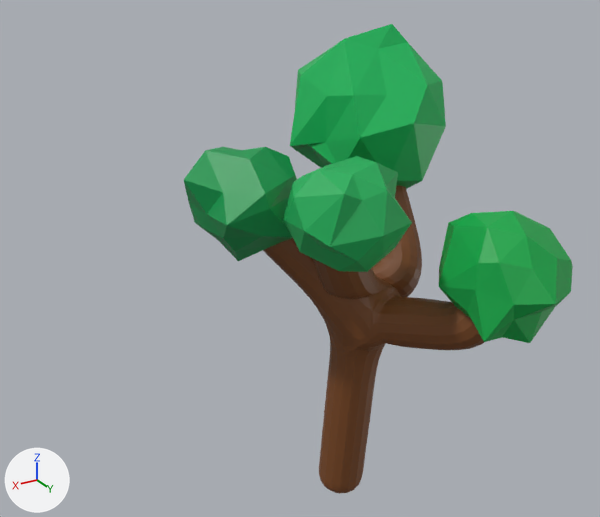
A saved change to the Blender file Assets/Models/Resources/SpringTree.blend.
Before and after are seen from a camera (50 mm lens) standing at (3.1, 7.03, 5.79) and looking at (-0.71, 0.67, 2.62). Arrows for +X, +Y and +Z are at lower left; the lights stay in place. The older version comes first.
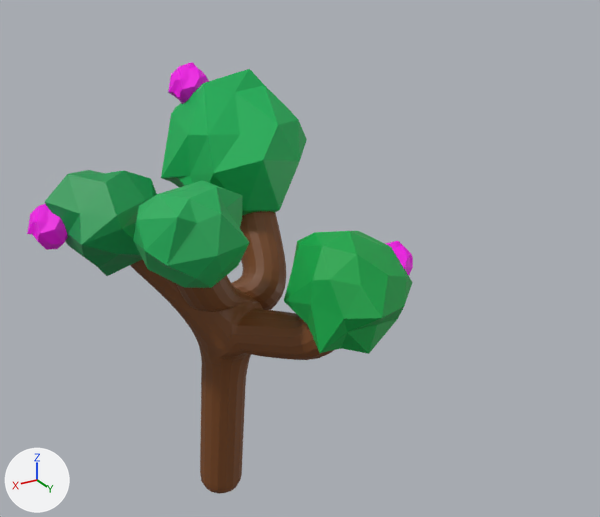
Edits to the bpy script that builds the scene:
```text
Add mat_material_010:
    mat_material_010 = principled_material('Material.010')
    mat_material_010.base_color = (1.0, 0.0, 0.89)  # pink #ff00f2
Add mat_material_008:
    mat_material_008 = principled_material('Material.008')
    mat_material_008.base_color = (1.0, 0.0, 0.89)  # pink #ff00f2
Add mat_material_007:
    mat_material_007 = principled_material('Material.007')
    mat_material_007.base_color = (1.0, 0.0, 0.89)  # pink #ff00f2
Add me_icosphere_008:
    me_icosphere_008.from_pydata(...)  # 42 vertices, 80 faces; spans x -2.53..-0.89, y -0.49..1.2, z 2.96..4.73
    me_icosphere_008.materials.append(mat_material_010)  # pink #ff00f2
Add me_icosphere_006:
    me_icosphere_006.from_pydata(...)  # 42 vertices, 80 faces; spans x -2.53..-0.89, y -0.49..1.2, z 2.96..4.73
    me_icosphere_006.materials.append(mat_material_008)  # pink #ff00f2
Add me_icosphere_005:
    me_icosphere_005.from_pydata(...)  # 42 vertices, 80 faces; spans x -2.53..-0.89, y -0.49..1.2, z 2.96..4.73
    me_icosphere_005.materials.append(mat_material_007)  # pink #ff00f2
Change ob_plane:
    ob_plane.location: (0.0, 0.0, 0.0) -> (0.919, -1.046, -0.344)
Change ob_icosphere:
    ob_icosphere.location: (0.0, 0.0, 0.0) -> (0.919, -1.046, -0.344)
    ob_icosphere.scale: (1.0, 1.0, 1.0) -> (0.967, 0.967, 0.967)
Change ob_icosphere_001:
    ob_icosphere_001.location: (-0.394, 2.094, 3.516) -> (0.526, 1.048, 3.173)
Change ob_icosphere_002:
    ob_icosphere_002.location: (0.207, 0.69, 3.842) -> (1.126, -0.356, 3.498)
Change ob_icosphere_003:
    ob_icosphere_003.location: (-1.756, 2.321, 2.836) -> (-0.837, 1.275, 2.493)
Add ob_icosphere_008:
    ob_icosphere_008 = bpy.data.objects.new('Icosphere.008', me_icosphere_008)
    ob_icosphere_008.location = (1.821, -0.42, 2.041)
    ob_icosphere_008.scale = (0.263, 0.263, 0.263)
Add ob_icosphere_006:
    ob_icosphere_006 = bpy.data.objects.new('Icosphere.006', me_icosphere_006)
    ob_icosphere_006.location = (0.101, -1.052, 3.04)
    ob_icosphere_006.scale = (0.263, 0.263, 0.263)
Add ob_icosphere_005:
    ob_icosphere_005 = bpy.data.objects.new('Icosphere.005', me_icosphere_005)
    ob_icosphere_005.location = (-0.963, 1.117, 1.606)
    ob_icosphere_005.scale = (0.263, 0.263, 0.263)
```

Pixel boxes (x1, y1, x2, y2) of what changed, in the pictures (600 x 517 px):
'Plane', moved
    before: (263, 186, 484, 494)
    after: (130, 211, 334, 494)
'Icosphere', moved, rescaled (6% narrower, 11% shorter)
    before: (290, 24, 446, 189)
    after: (161, 69, 307, 216)
'Icosphere.003', moved
    before: (439, 211, 573, 343)
    after: (284, 231, 413, 354)
'Icosphere.001', moved
    before: (283, 156, 412, 272)
    after: (133, 180, 250, 288)
'Icosphere.002', moved
    before: (184, 147, 297, 261)
    after: (45, 170, 157, 276)
'Icosphere.008', added (pink)
    after: (27, 204, 68, 250)
'Icosphere.006', added (pink)
    after: (168, 62, 209, 104)
'Icosphere.005', added (pink)
    after: (385, 241, 413, 276)
